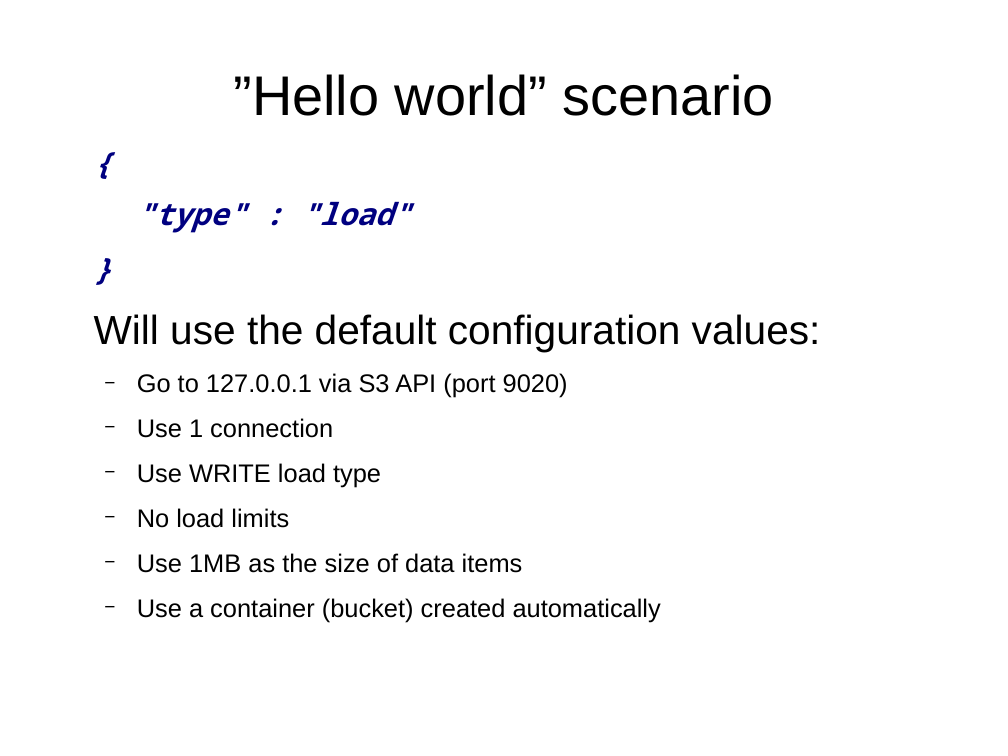
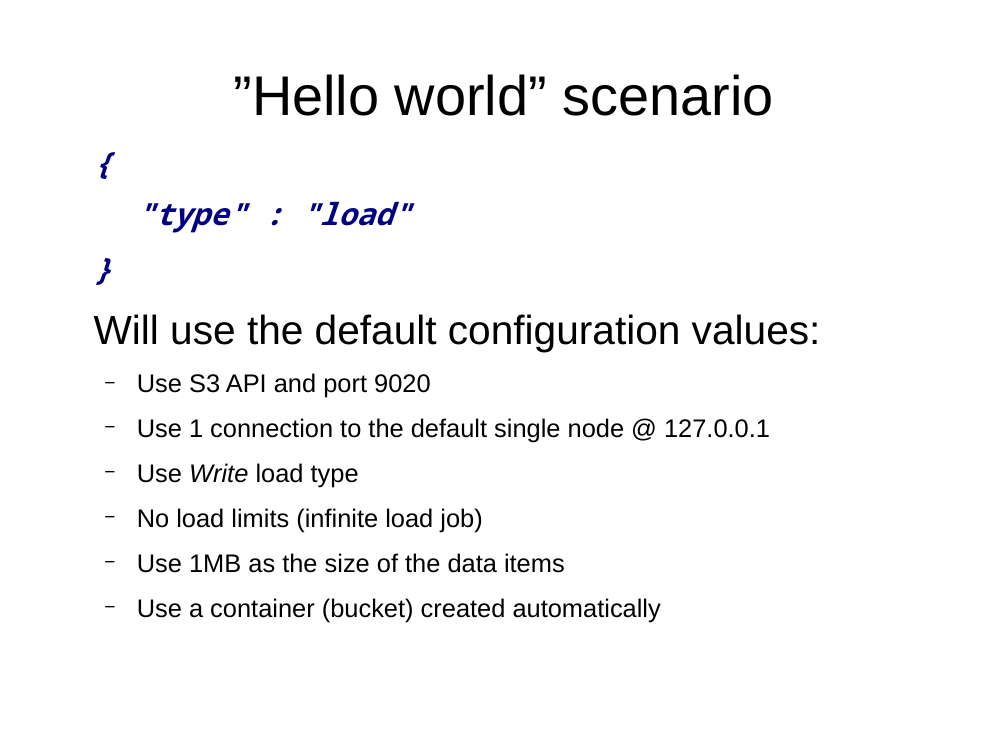
Before and after one commit to emc-mongoose/mongoose, a slide deck: slide 16 of doc/mongoosev2.odp (slide 17 before the commit). Drawn at 1008x756 pixels with LibreOffice and Linux fonts; fonts in the diff are those of the drawing. Boxes give left, top, right and bottom in pixels: in the first picture for what was removed or moved away, otherwise in the second. Text is boxed around its words. In the diff, an @@ line names an element or a change of style, - is before the commit and + after.

Commit message:
73 predefined scenarios done

```diff
--- a/doc/mongoosev2.odp
+++ b/doc/mongoosev2.odp
@@ text at box(137, 373, 770, 573): text changed @@
-  − Go to 127.0.0.1 via S3 API (port 9020)
-  − Use 1 connection
-  − Use WRITE load type
-  − No load limits
-  − Use 1MB as the size of data items
+  − Use S3 API and port 9020
+  − Use 1 connection to the default single node @ 127.0.0.1
+  − Use Write load type
+  − No load limits (infinite load job)
+  − Use 1MB as the size of the data items
```
Also in this commit, not shown: 5 other slides changed, 1 slide added, 1 slide removed, 54 other files.
